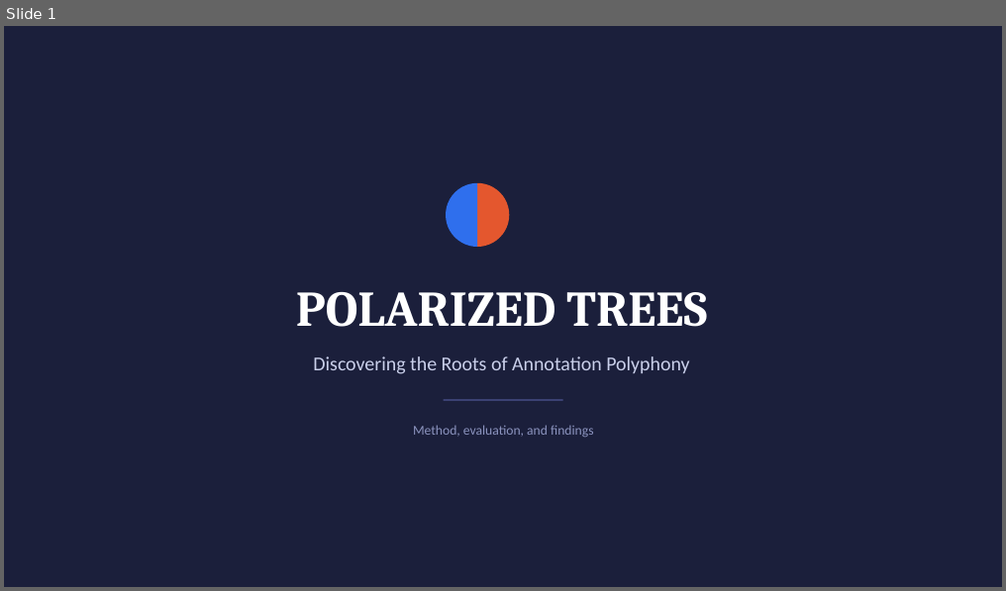
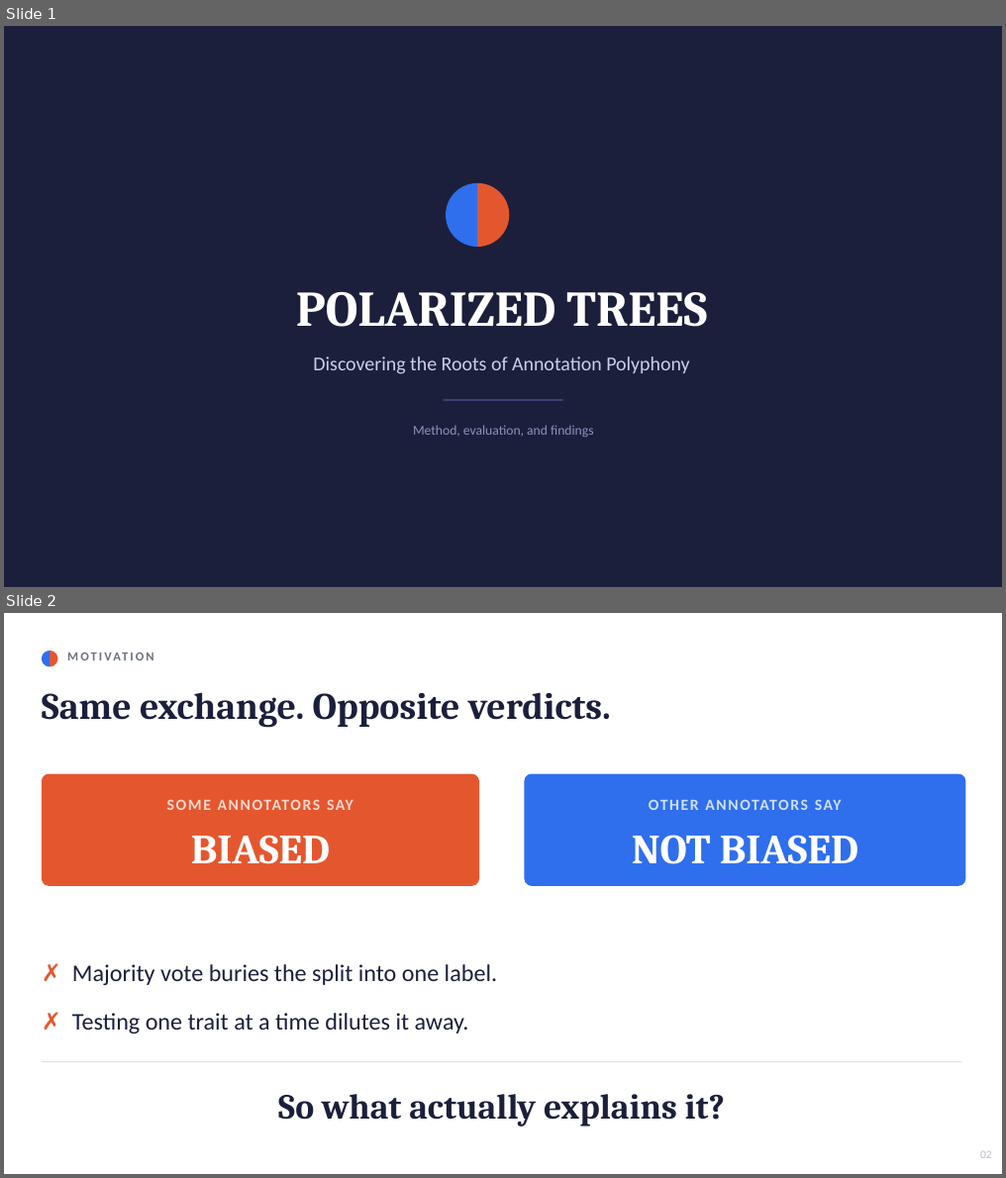
Before and after one commit to Swkratis210204/polartox, a slide deck: polarized_trees/Polarized_Trees_Presentation.pptx. Shown one above the other, each under a label of ours: slide 1 before the commit, slides 1 and 2 after it. The pictures are 1006x591 and 1006x1178 pixels, drawn with LibreOffice and Linux fonts; fonts in the diff are those of the drawing. Boxes give left, top, right and bottom in pixels: in the first picture for what was removed or moved away, otherwise in the second. Text is boxed around its words. In the diff, an @@ line names an element or a change of style, - is before the commit and + after.

```diff
--- a/polarized_trees/Polarized_Trees_Presentation.pptx
+++ b/polarized_trees/Polarized_Trees_Presentation.pptx
@@ slide 2 added at [4, 613, 1002, 1174], background #FFFFFF @@
@@ pie slice (boxed as its full ellipse) added at [42, 651, 57, 666], fill #E4572E @@
@@ pie slice (boxed as its full ellipse) added at [42, 651, 57, 666], fill #2F6FED @@
@@ text added at [67, 643, 742, 669], 12 pt, text #6B7280, bold @@
+MOTIVATION
@@ text added at [42, 692, 611, 728], 36 pt, text #1B1F3B, bold @@
+Same exchange. Opposite verdicts.
@@ rounded rectangle added at [42, 774, 479, 886], fill #E4572E @@
@@ rounded rectangle added at [525, 774, 966, 886], fill #2F6FED @@
@@ text added at [327, 799, 353, 810], 15 pt, text #FBD9CF, bold @@
+SOME ANNOTATORS SAY
@@ text added at [815, 799, 842, 810], 15 pt, text #CFE0FB, bold @@
+OTHER ANNOTATORS SAY
@@ text added at [191, 835, 330, 864], 40 pt, text #FFFFFF, bold @@
+BIASED
@@ text added at [632, 835, 858, 864], 40 pt, text #FFFFFF, bold @@
+NOT BIASED
@@ text added at [72, 964, 497, 985], 23 pt, text #1B1F3B @@
+✗ Majority vote buries the split into one label.
@@ text added at [72, 1013, 469, 1034], 23 pt, text #1B1F3B @@
+✗ Testing one trait at a time dilutes it away.
@@ line added from (42, 1062) to (962, 1062), #DDE1EE 1 pt @@
@@ text added at [278, 1094, 725, 1127], 34 pt, text #1B1F3B, bold @@
+So what actually explains it?
@@ text added at [980, 1152, 992, 1158], 11 pt, text #B7BCD0 @@
+02
```
Also in this commit, not shown: 10 slides changed, 2 other slides added, 2 slides removed, 1 other file.
